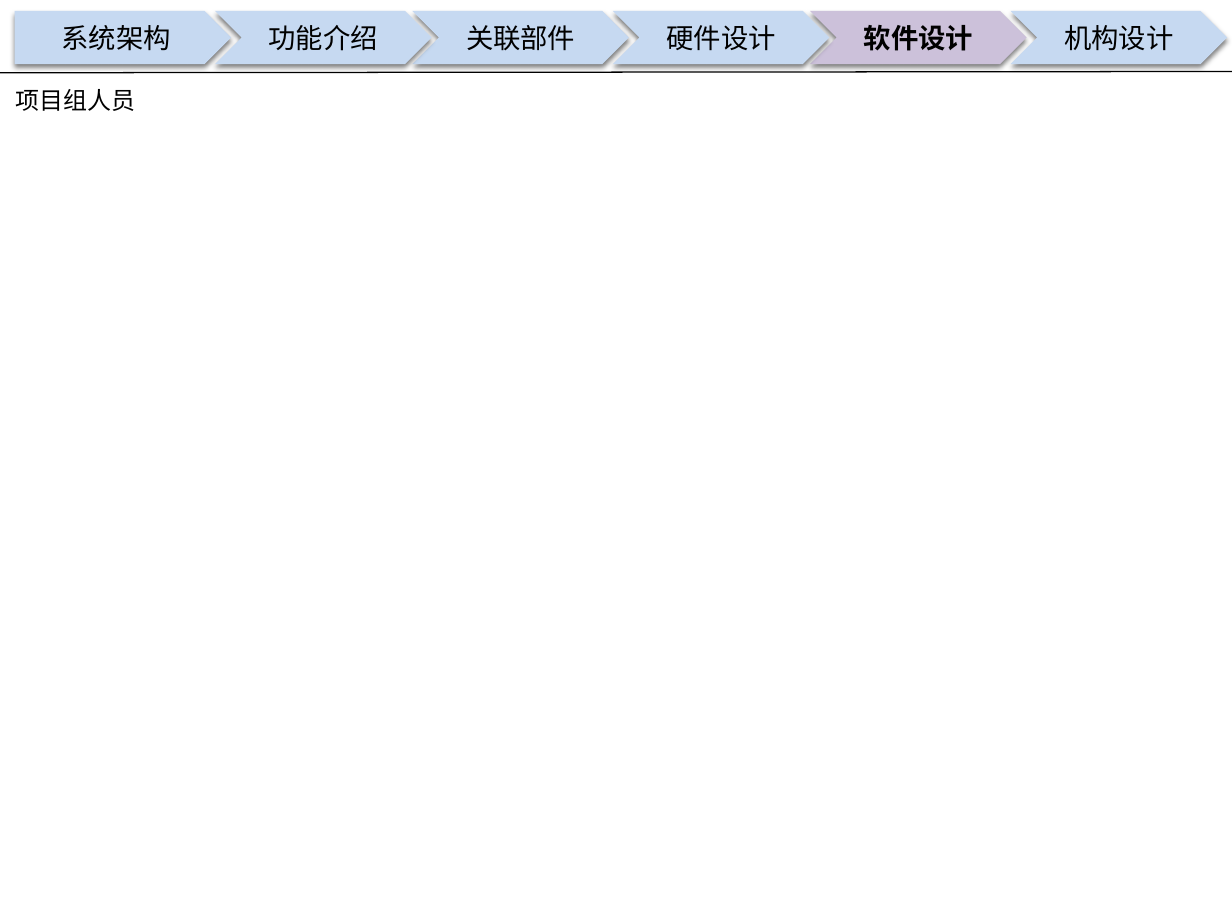
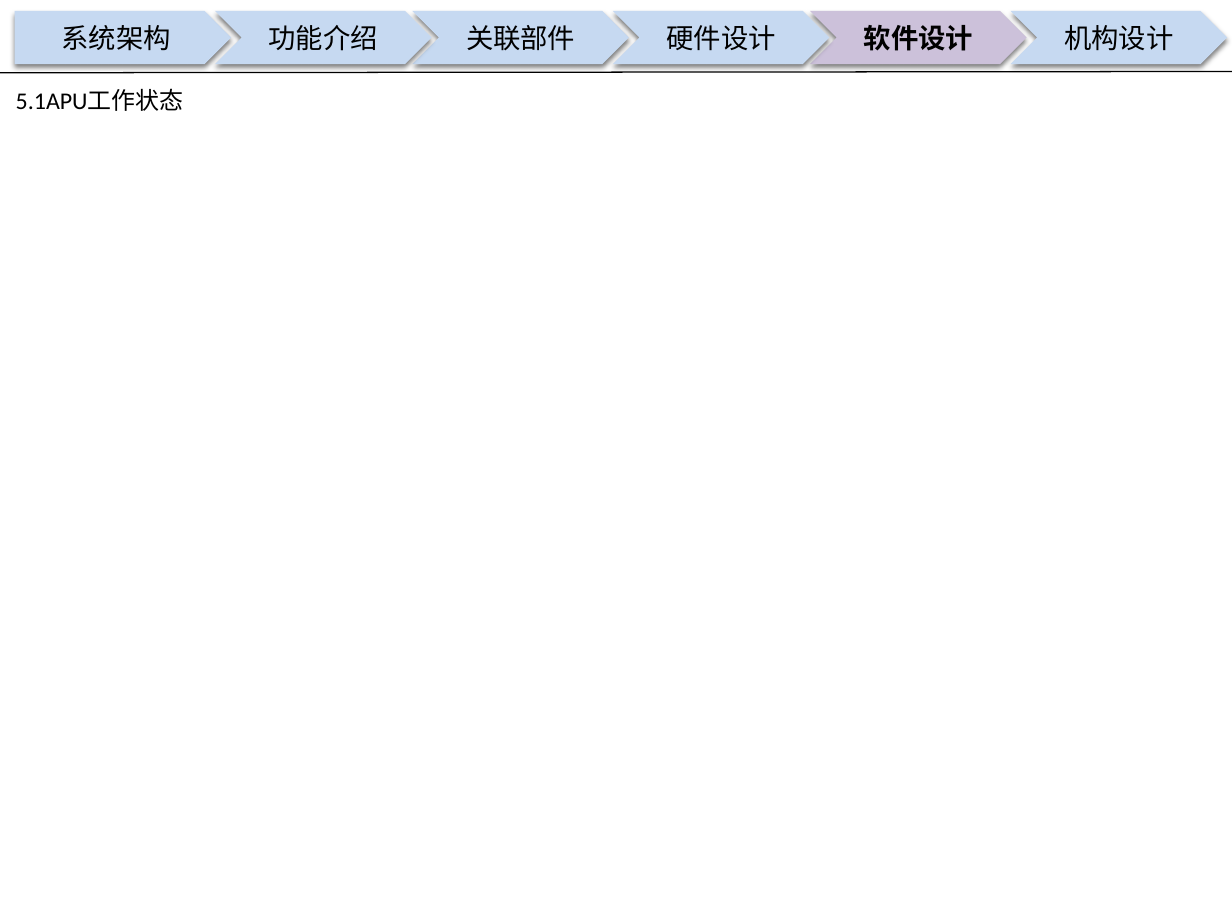
Before and after one commit to guruquan887/VAD01, a slide deck: slide 9 of 01需求分析/docs/specs/00APU设计构想书-VAD01-20180126.pptx (slide 6 before the commit). Drawn at 1232x924 pixels with LibreOffice and Linux fonts; fonts in the diff are those of the drawing; background and template pictures are left out. Boxes give left, top, right and bottom in pixels: in the first picture for what was removed or moved away, otherwise in the second. Text is boxed around its words. In the diff, an @@ line names an element or a change of style, - is before the commit and + after.

```diff
--- a/01需求分析/docs/specs/00APU设计构想书-VAD01-20180126.pptx
+++ b/01需求分析/docs/specs/00APU设计构想书-VAD01-20180126.pptx
@@ text at (x1=16, y1=89, x2=184, y2=111): text changed @@
-项目组人员
+5.1APU工作状态
```
Also in this commit, not shown: 6 other slides changed, 3 slides added, 5 other files.
